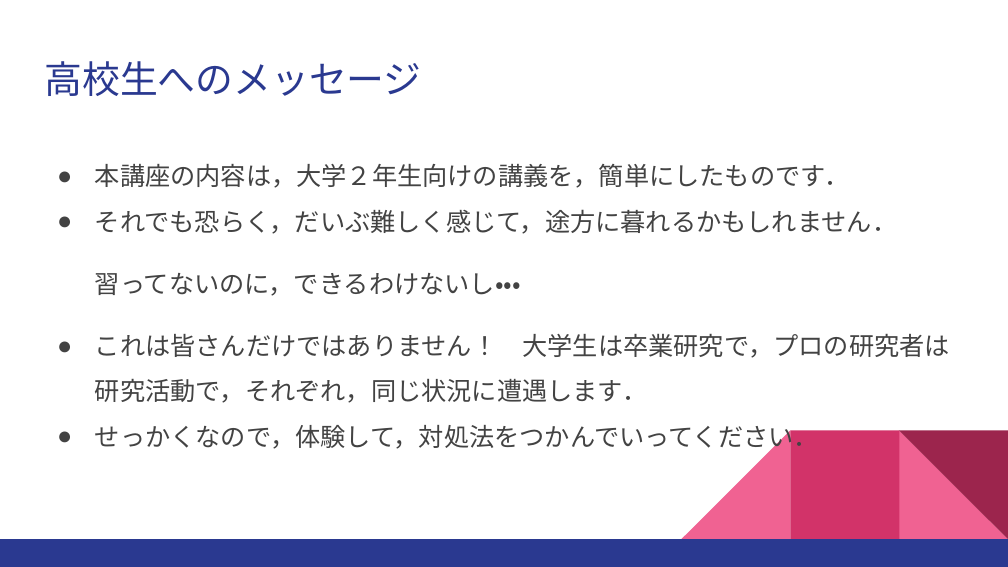
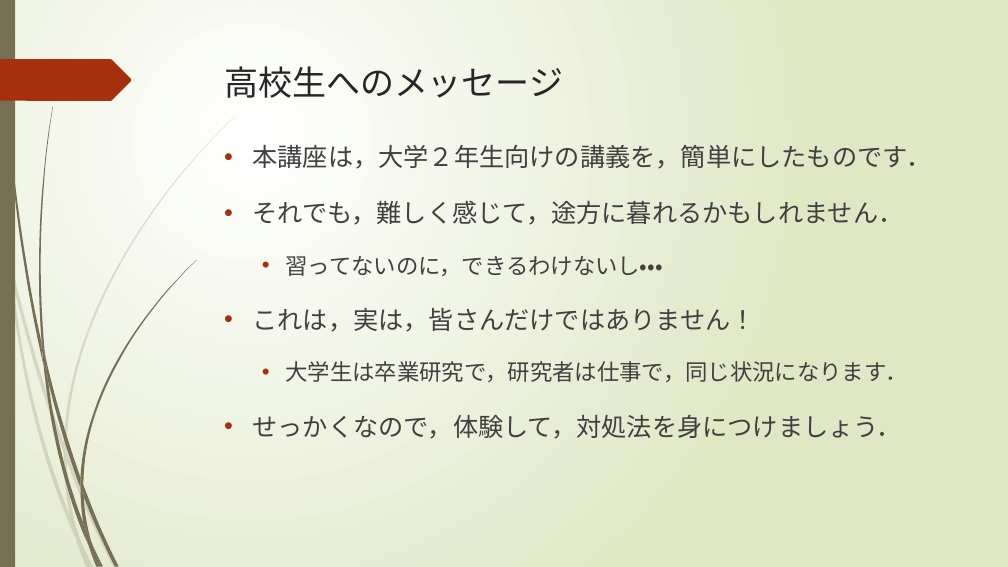
Before and after one commit to ktysd-lab/Outreach, a slide deck: slide 2 of docs/高校生へのメッセージ.pptx (slide 3 before the commit). Drawn at 1008x567 pixels with LibreOffice and Linux fonts; fonts in the diff are those of the drawing. Boxes give left, top, right and bottom in pixels: in the first picture for what was removed or moved away, otherwise in the second. Text is boxed around its words. In the diff, an @@ line names an element or a change of style, - is before the commit and + after.

```diff
--- a/docs/高校生へのメッセージ.pptx
+++ b/docs/高校生へのメッセージ.pptx
@@ background #FFFFFF to gradient #FFFFFF to #DFE8C4 @@
@@ rectangle added at [0,0,15,566], fill #766F54 @@
@@ freeform shape added at [0,59,131,102], fill #A53010 @@
@@ title "高校生へのメッセージ": place and size @@
-title "高校生へのメッセージ" at [44,61,421,96]
+title "高校生へのメッセージ" at [224,66,563,98]
@@ title "高校生へのメッセージ" at [224,66,563,98]: size 27 to 24.3 pt, font Roboto to League Spartan, text colour #2A3990 to #262626 @@
@@ text "本講座は，大学２年生向けの講義を，簡単にしたものです．": place and size @@
-text "本講座は，大学２年生向けの講義を，簡単にしたものです．" at [95,164,949,452]
+text "本講座は，大学２年生向けの講義を，簡単にしたものです．" at [252,141,931,439]
@@ text at [252,141,931,225]: text changed; font Roboto to League Spartan; text colour #434343 to #404040 @@
-● 本講座の内容は，大学２年生向けの講義を，簡単にしたものです．
-● それでも恐らく，だいぶ難しく感じて，途方に暮れるかもしれません．
+• 本講座は，大学２年生向けの講義を，簡単にしたものです．
+• それでも，難しく感じて，途方に暮れるかもしれません．
@@ text at [286,256,663,276]: size 18 to 16 pt, font Roboto to League Spartan, text colour #434343 to #404040 in "習ってないのに，できるわけないし・・・"; bullet none to •; list level 1 to 2 in "習ってないのに，できるわけないし・・・" @@
@@ text at [252,308,908,439]: text changed; font Roboto to League Spartan; text colour #434343 to #404040 @@
-● これは皆さんだけではありません！ 大学生は卒業研究で，プロの研究者は研究活動で，それぞれ，同じ状況に遭遇します．
-● せっかくなので，体験して，対処法をつかんでいってください．
+• これは，実は，皆さんだけではありません！
+  • 大学生は卒業研究で，研究者は仕事で，同じ状況になります．
+• せっかくなので，体験して，対処法を身につけましょう．
@@ group removed at [0,430,1008,567]: 3 right triangles, 2 rectangles @@
@@ group added at [0,116,236,567]: 10 freeform shapes @@
@@ group added at [2,0,198,567]: 12 freeform shapes @@
```
Also in this commit, not shown: 4 other slides changed, 4 other files.
